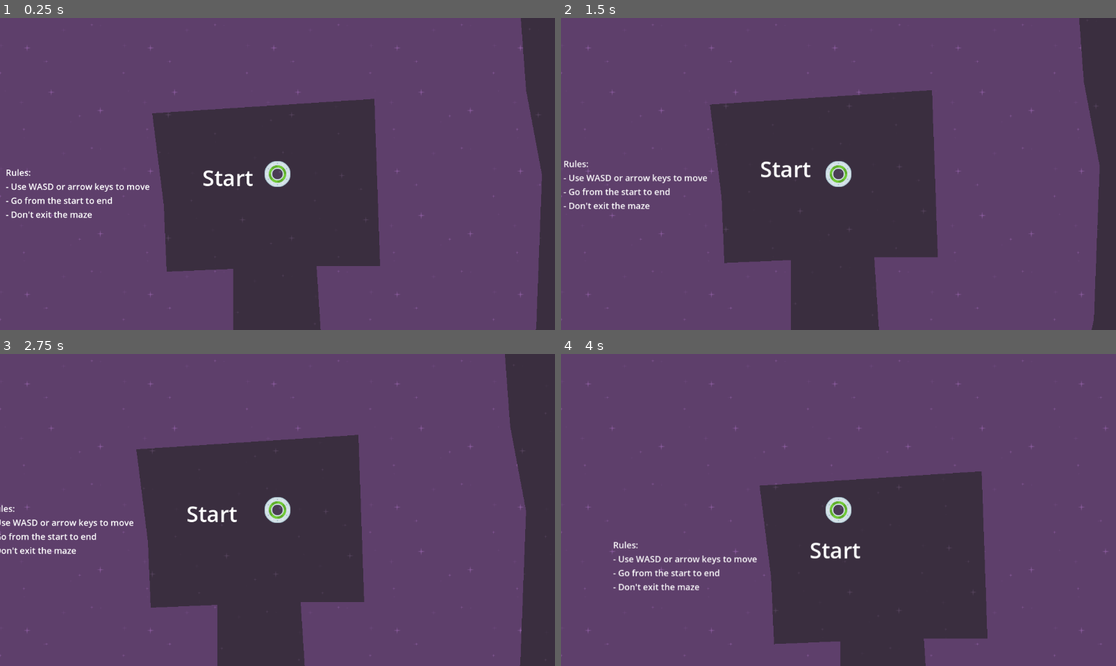
Above: before the commit, frames 1-4 (two rows, left to right).
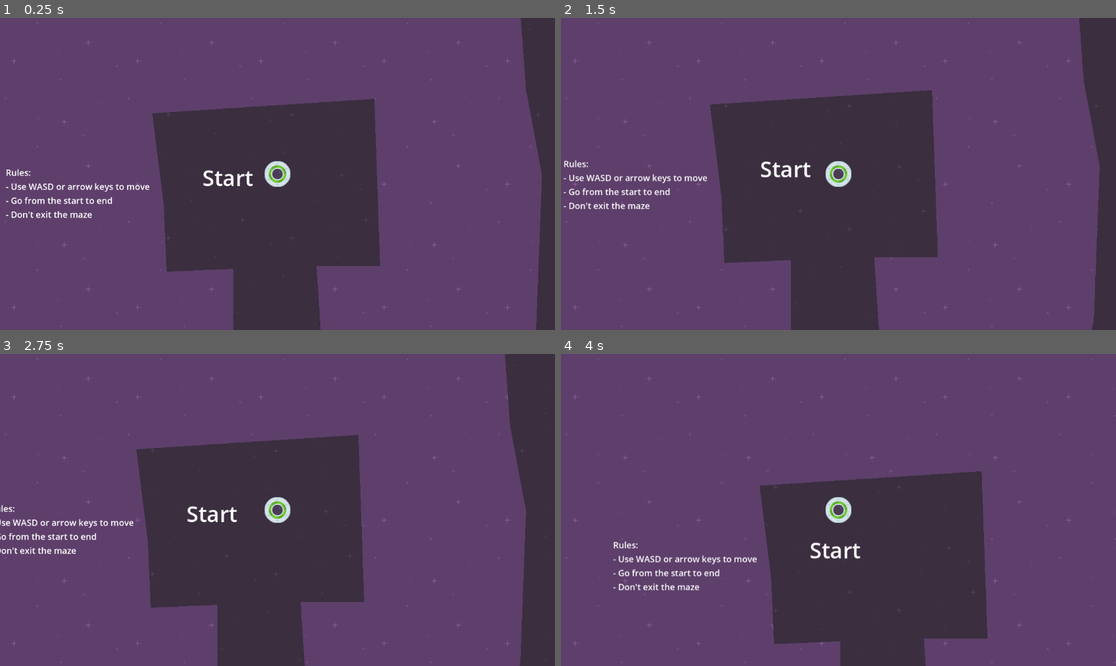
Above: after the commit, the same moments.

Repository: nplayer89/speedySaucer
Game: Godot game, scene res://level_1.tscn
The game is run twice, just before and just after one commit, with the same random seed, the same clock (stepped at 60 frames per second) and the same inputs.
Inputs:
- Up to frame 1 (0.25 s): no input
- Up to frame 2 (1.5 s): tap Enter at 0.5 s; hold Right (move_right) 0.53-1.28 s; hold Down (move_down) from 1.28 s (still down)
- Up to frame 3 (2.75 s): release Down (move_down) at 2.03 s; hold Right (move_right) from 2.03 s (still down)
- Up to frame 4 (4 s): release Right (move_right) at 2.78 s; hold Up (move_up) 2.78-3.53 s; hold Left (move_left) from 3.53 s (still down)

The runs differ from the first frame. In frame 1, 0.2% of the frame differs, in the area x 0-98%, y 1-100%; in frame 2, 0.2%; in frame 3, 0.2%; in frame 4, 0.2%, in the area x 0-100%, y 1-100%.

Commit message:
game complete

Diff:
--- a/level_1.tscn
+++ b/level_1.tscn
@@ -17,26 +17,22 @@
 [node name="Level1" type="Node2D"]
 script = ExtResource("1_xrewa")
 
-[node name="CanvasLayer" type="CanvasLayer" parent="."]
+[node name="Graphics" type="Node" parent="."]
+
+[node name="CanvasLayer" type="CanvasLayer" parent="Graphics"]
 layer = -10
 
-[node name="Background" type="TextureRect" parent="CanvasLayer"]
+[node name="Background" type="TextureRect" parent="Graphics/CanvasLayer"]
 z_index = -100
-offset_left = -77.0
-offset_top = -153.0
-offset_right = 1378.0
-offset_bottom = 864.0
+anchors_preset = 15
+anchor_right = 1.0
+anchor_bottom = 1.0
+grow_horizontal = 2
+grow_vertical = 2
 texture = ExtResource("1_7uiy4")
 stretch_mode = 1
 
-[node name="player" parent="." instance=ExtResource("2_8ekjd")]
-position = Vector2(575, 307)
-
-[node name="maze" parent="." instance=ExtResource("4_0b8jt")]
-z_index = -50
-position = Vector2(575, 351)
-
-[node name="Start Label" type="Label" parent="."]
+[node name="Start Label" type="Label" parent="Graphics"]
 z_index = -25
 offset_left = 419.0
 offset_top = 283.0
@@ -45,7 +41,7 @@
 text = "Start"
 label_settings = SubResource("LabelSettings_t7scj")
 
-[node name="End Label" type="Label" parent="."]
+[node name="End Label" type="Label" parent="Graphics"]
 z_index = -25
 offset_left = 1854.0
 offset_top = 379.0
@@ -54,7 +50,7 @@
 text = "End"
 label_settings = SubResource("LabelSettings_glf11")
 
-[node name="Rules Label" type="Label" parent="."]
+[node name="Rules Label" type="Label" parent="Graphics"]
 z_index = -25
 offset_left = 11.0
 offset_top = 291.0
@@ -66,4 +62,11 @@
 - Don't exit the maze"
 label_settings = SubResource("LabelSettings_bx0y2")
 
+[node name="player" parent="." instance=ExtResource("2_8ekjd")]
+position = Vector2(575, 307)
+
+[node name="maze" parent="." instance=ExtResource("4_0b8jt")]
+z_index = -50
+position = Vector2(575, 351)
+
 [connection signal="body_exited" from="maze" to="." method="_on_maze_body_exited"]
Not shown, added: export_presets.cfg
Binary file added: speedySaucer.apple-touch-icon.png
Not shown, added: speedySaucer.apple-touch-icon.png.import
Binary file added: speedySaucer.icon.png
Not shown, added: speedySaucer.icon.png.import
Binary file added: speedySaucer.png
Not shown, added: speedySaucer.png.import
Not shown, added: releases/.DS_Store
Not shown, added: releases/speedySaucer.console.exe
Not shown, added: releases/speedySaucer.dmg
Not shown, added: releases/speedySaucer.exe
Not shown, added: releases/speedySaucer.pck
(and 8 more such lines)
